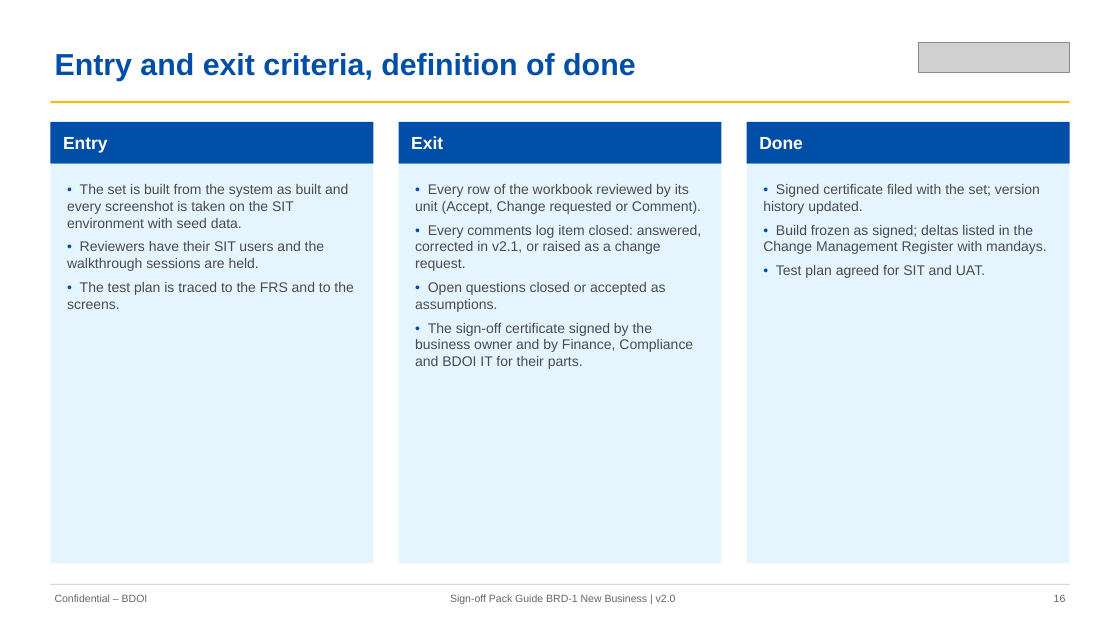
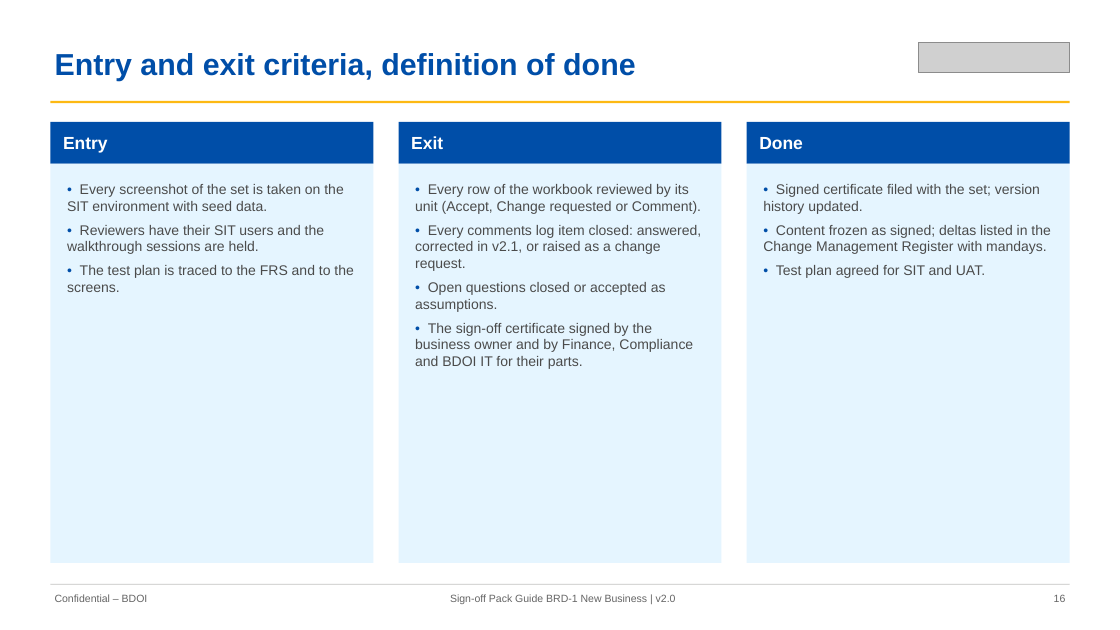
Before and after one commit to IortaTexhNXT-DEV/FinVerse, a slide deck: slide 16 of docs/deliverables/out/Drop-1_Transactional/BRD-01_New_Business/01_BIBS_GuideDeck_BRD-01_New_Business_v2.0.pptx. Drawn at 1120x630 pixels with LibreOffice and Linux fonts; fonts in the diff are those of the drawing; grey boxes stand for pictures. Boxes give left, top, right and bottom in pixels: in the first picture for what was removed or moved away, otherwise in the second. Text is boxed around its words. In the diff, an @@ line names an element or a change of style, - is before the commit and + after.

Commit message:
Rebuild the BRD-01, BRD-03 and BRD-11 sign-off sets v2.0 (00-06) with the retaken screenshots; record names in words in the not found messages read from the code; BRD-12 personas in the BRD-11 role matrix

```diff
--- a/docs/deliverables/out/Drop-1_Transactional/BRD-01_New_Business/01_BIBS_GuideDeck_BRD-01_New_Business_v2.0.pptx
+++ b/docs/deliverables/out/Drop-1_Transactional/BRD-01_New_Business/01_BIBS_GuideDeck_BRD-01_New_Business_v2.0.pptx
@@ text at <box>67,184,343,211</box>: text changed @@
-• The set is built from the system as built and every screenshot is taken on the SIT environment with seed data.
+• Every screenshot of the set is taken on the SIT environment with seed data.
@@ text at <box>763,225,1050,254</box>: text changed @@
-• Build frozen as signed; deltas listed in the Change Management Register with mandays.
+• Content frozen as signed; deltas listed in the Change Management Register with mandays.
```
Also in this commit, not shown: 11 other slides changed, 30 other files.
